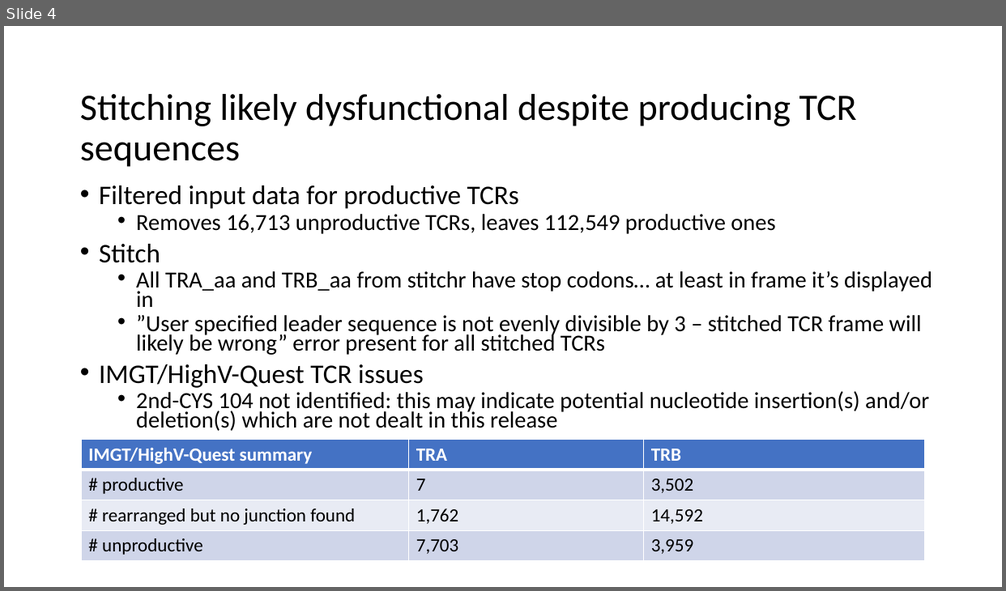
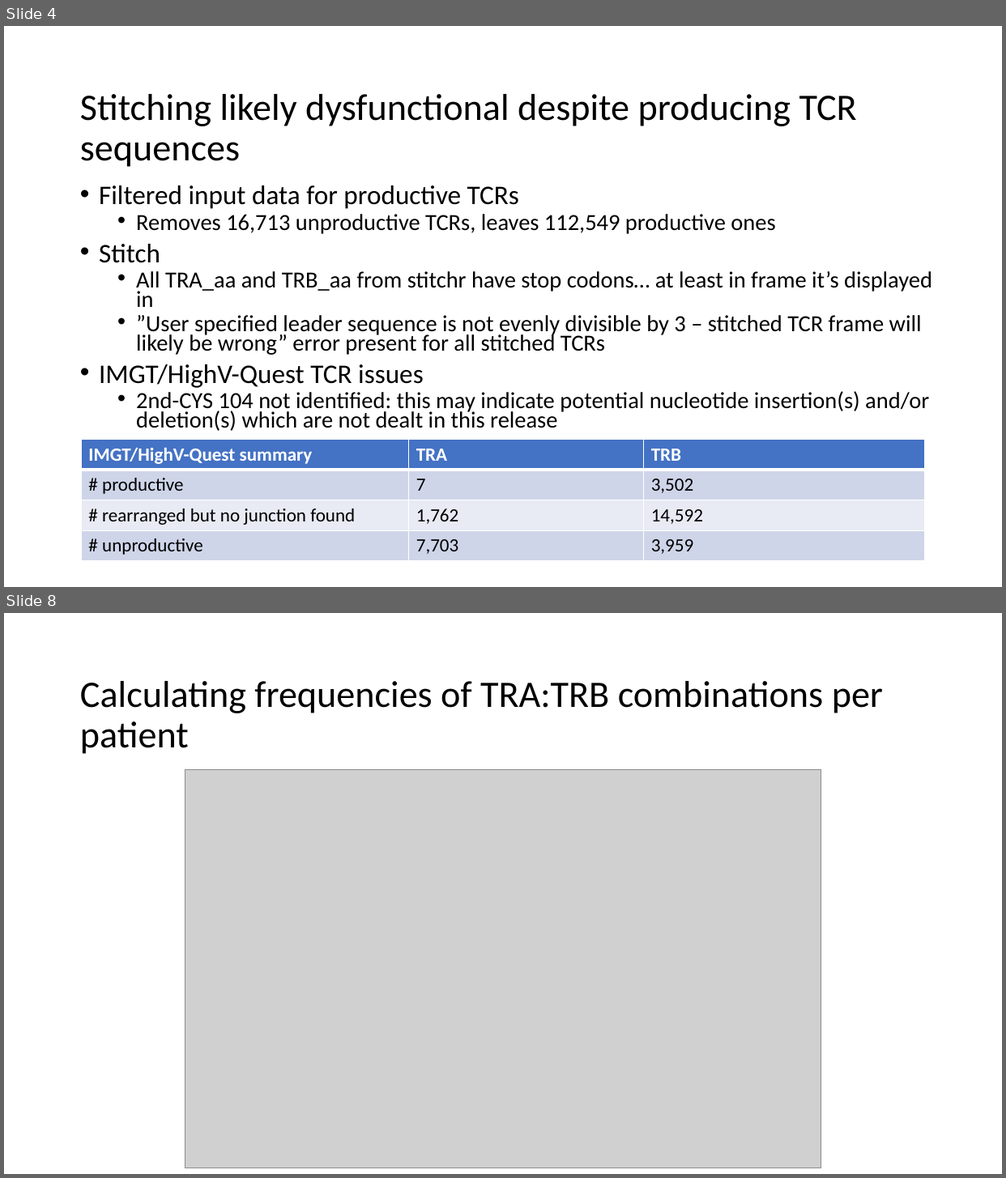
Before and after one commit to tybottorff/bottorffdocs, a slide deck: linsley_postdoc/presentations/weekly_meetings/11_9_23.pptx. Shown one above the other, each under a label of ours: slide 4 before the commit, slides 4 and 8 after it; the slides between them are not shown. The pictures are 1006x591 and 1006x1178 pixels, drawn with LibreOffice and Linux fonts; fonts in the diff are those of the drawing; grey boxes stand for pictures. Boxes give left, top, right and bottom in pixels: in the first picture for what was removed or moved away, otherwise in the second. Text is boxed around its words. In the diff, an @@ line names an element or a change of style, - is before the commit and + after.

```diff
--- a/linsley_postdoc/presentations/weekly_meetings/11_9_23.pptx
+++ b/linsley_postdoc/presentations/weekly_meetings/11_9_23.pptx
@@ slide 8 added at (x1=4, y1=613, x2=1002, y2=1174), background #FFFFFF @@
@@ title added at (x1=80, y1=681, x2=883, y2=754), 36 pt, text #000000 @@
+Calculating frequencies of TRA:TRB combinations per patient
@@ picture added at (x1=185, y1=770, x2=821, y2=1169) @@
```
Also in this commit, not shown: 5 other slides added.
